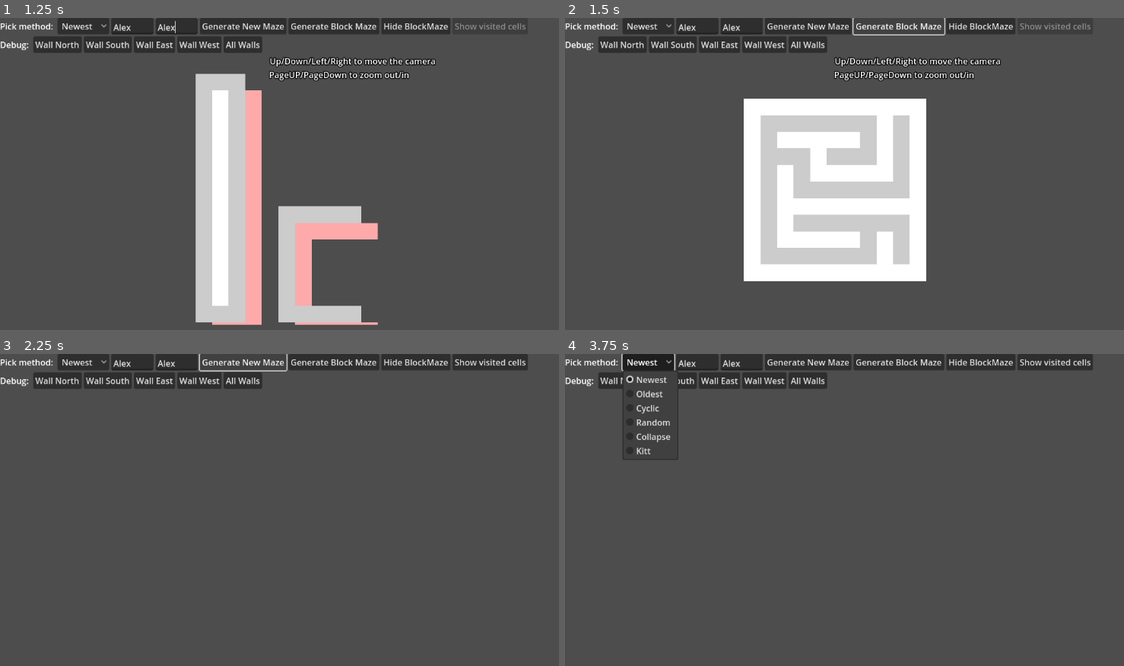
Above: before the commit, frames 1-4 (two rows, left to right).
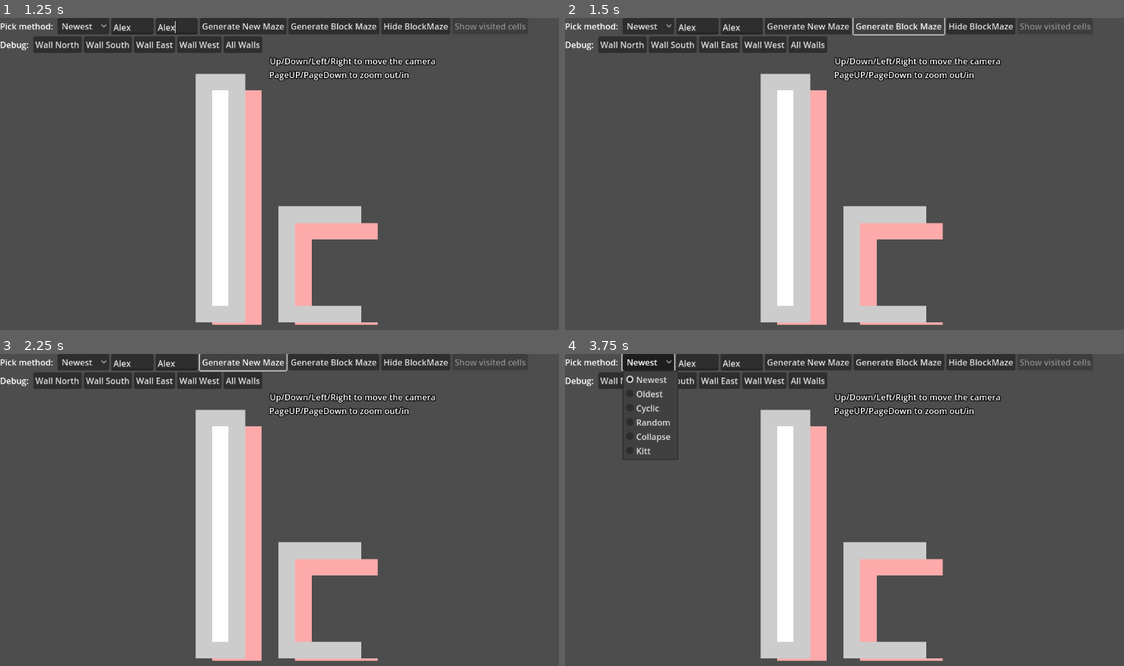
Above: after the commit, the same moments.

Repository: Infini-Creation/MazeLibrary
Game: Godot game, scene res://scenes/maze_2d_test.tscn
The game is run twice, just before and just after one commit, with the same random seed, the same clock (stepped at 60 frames per second) and the same inputs. The project has no main scene, so this scene is started directly.
Inputs (mouse positions are in pixels of both pictures, inside the frame that each line leads up to):
- Up to frame 1 (1.25 s): click (134, 27) at 0.52 s; type "Alex" at 0.6 s; click (178, 27) at 0.75 s; type "Alex" at 0.83 s
- Up to frame 2 (1.5 s): click "Generate Block Maze" at 1.25 s
- Up to frame 3 (2.25 s): click "Generate New Maze" at 2 s
- Up to frame 4 (3.75 s): click "Generate New Maze" at 2.75 s; click "Newest" at 3.5 s

Frame 1 is identical in both runs. In frame 2, 19% of the frame differs, in the area x 31-68%, y 17-99%; in frame 3, 14%; in frame 4, 14%.
Error after the commit: Parse Error: Could not find type "GNode" in the current scope. (res://scripts/Maze.gd:465)

Commit message:
Update Maze.gd
remove one useless tmp variable

Diff:
--- a/scripts/Maze.gd
+++ b/scripts/Maze.gd
@@ -46,16 +46,14 @@
 var debugNoRandom : bool = false
 
 func init(rseed : int = -1) -> void:
-	var randomSeed : int
 
 	if randGen == null:
 		randGen = RandomNumberGenerator.new()
 
 	if rseed == -1:
-		randomSeed = int(Time.get_unix_time_from_system ())
+		randGen.seed = int(Time.get_unix_time_from_system ())
 	else:
-		randomSeed = rseed
-	randGen.seed = randomSeed
+		randGen.seed = rseed
 
 
 func buildBazeMaze(_width : int, _height : int, _pickmethod : int = PickMethod.Newest, holes : int = -1, hole_radius : int = -1) -> void:
@@ -103,6 +101,7 @@
 		error = true
 
 
+#BAD always set pmet to newest ??
 func GenerateTWMaze_GrowingTree(pmethod : int = PickMethod.Newest) -> void:
 	var cells : Array[Vector2i] = []
 
@@ -111,6 +110,8 @@
 	var direction : Array
 	var move : Vector2i
 	var position : Vector2i
+
+	debug("GT: pmet="+str(pmethod))
 
 	if debugNoRandom == false:
 		origin = Vector2i(randGen.randi_range(0, width-1), randGen.randi_range(0, height-1))
@@ -447,6 +448,109 @@
 	return scaledMaze
 
 
+func pick_a_free_cell_in_blockmaze(blockMaze: Array) -> Vector2i:
+	var cell : Vector2i = Vector2i(-1, -1)
+	var x : int
+	var y : int
+
+	while cell == Vector2i(-1, -1):
+		x = randGen.randi_range(0, blockMaze.size() - 1)
+		y = randGen.randi_range(0, blockMaze[0].size() - 1)
+		if blockMaze[x][y] == 0:
+			cell.x = x
+			cell.y = y
+	return cell
+
+
+func prepare_longest_path(blockmaze: Array, root : GNode, first_cell : Vector2i = Vector2i(-1, -1)) -> void:
+	if first_cell == Vector2i(-1, -1):
+		return
+	if blockmaze == null:
+		return
+
+	if root == null:
+		debug("plp: root is null")
+		root = GNode.new()
+		root.cell = Vector2i(-1, -1)
+
+	if root.cell == Vector2i(-1, -1):
+		debug("plp: root is empty")
+		root.cell = first_cell
+		root.length = 1
+	else:
+		debug("plp: root="+str(root.cell))
+
+	var parent : GNode = root.get_parent()
+	debug("plp: root="+str(root)+" rcell="+str(root.cell)+" par="+str(parent))
+
+	var keep_neighbor : bool = true
+
+	debug("plp: check neighbor")
+	for neighbor in [Vector2i(-1, 0), Vector2i(1, 0), Vector2i(0, -1), Vector2i(0, 1)]:
+		debug("plp: check cell["+str(root.cell)+"]+["+str(neighbor)+"]")
+		keep_neighbor = true
+
+		if root.cell.x + neighbor.x >= 0 and root.cell.y + neighbor.y >= 0:
+			debug("plp: cell["+str(root.cell + neighbor)+"]="+str(blockmaze[root.cell.x + neighbor.x][root.cell.y + neighbor.y]))
+
+			if blockmaze[root.cell.x + neighbor.x][root.cell.y + neighbor.y] != 1:
+				debug("plp: cell["+str(root.cell + neighbor)+"] is valid")
+
+				if parent != null:
+					debug("plp: parent exits")
+					if parent.cell != root.cell + neighbor:
+						debug("plp: parent is not the neighbor, ok")
+					else:
+						debug("plp: parent="+str(parent.cell)+" cell="+str(root.cell + neighbor))
+						debug("plp: parent is the neighbor, ignored")
+						keep_neighbor = false
+				else:
+					debug("plp: no parent")
+
+				if keep_neighbor == true:
+					var child : GNode = GNode.new()
+					child.cell = Vector2i(root.cell.x + neighbor.x, root.cell.y + neighbor.y)
+					child.length = root.length + 1
+					root.add_child(child)
+					debug("plp: add child: "+str(child.cell)+" L="+str(child.length)+"  N="+str(child))
+
+					debug("plp: rec call")
+					prepare_longest_path(blockmaze, child, root.cell + neighbor)
+
+		else:
+			debug("plp: index out of bounds")
+
+
+func get_longest_path(tree : GNode) -> Array[Vector2i]:
+	var bounds : Array[Vector2i] = [Vector2i(-1, -1), Vector2i(-1, -1)]
+	var maxdata = [0, Vector2i(-1, -1)]
+
+	if tree != null:
+		depth_first_search(tree, maxdata)
+		bounds[0] = tree.cell
+		bounds[1] = maxdata[1]
+		print("glp: len="+str(maxdata[0])+" S="+str(bounds[0])+" E="+str(bounds[1]))
+	else:
+		print("glp: tree is null!")
+
+	return bounds
+
+
+func depth_first_search(tree : GNode, maxData : Array = [0, Vector2i(-1, 1)]) -> void:
+	#print("dfs: tree="+str(tree)+" ml="+str(maxData[0]))
+	if tree != null:
+		if tree.length > maxData[0] :
+			#var i = 0
+			#while i < 1000000:
+				#i += 1
+			maxData[0] = tree.length
+			maxData[1] = tree.cell
+			#print("DFS: found new max: L="+str(maxData[0])+"  c="+str(maxData[1]))
+
+		for node in tree.get_children():
+			depth_first_search(node, maxData)
+
+
 func debug(msg : String = "", newline : bool = true) -> void:
 	if debugEnabled == true:
 		if newline == true:
